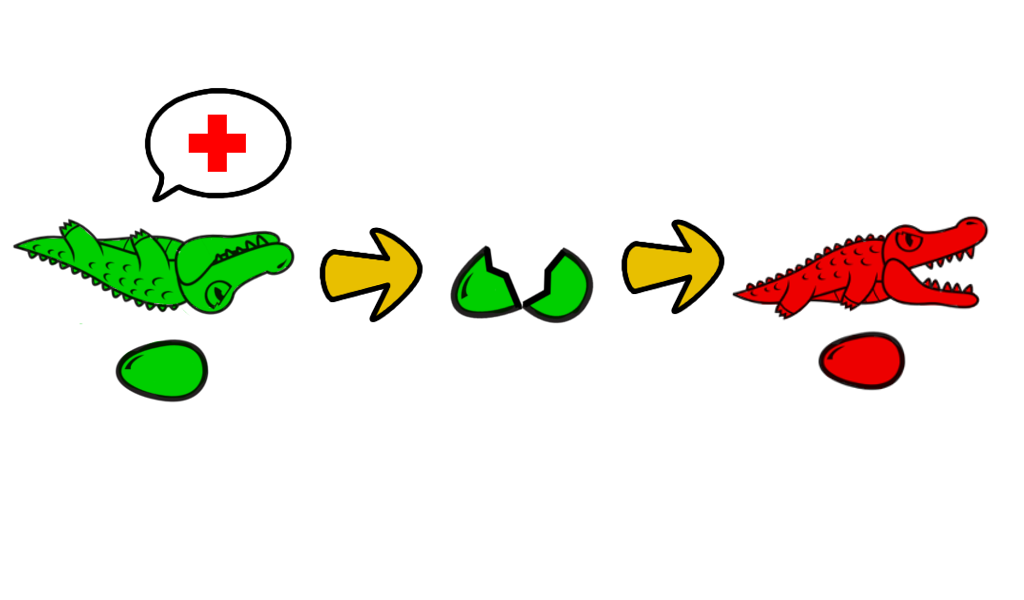
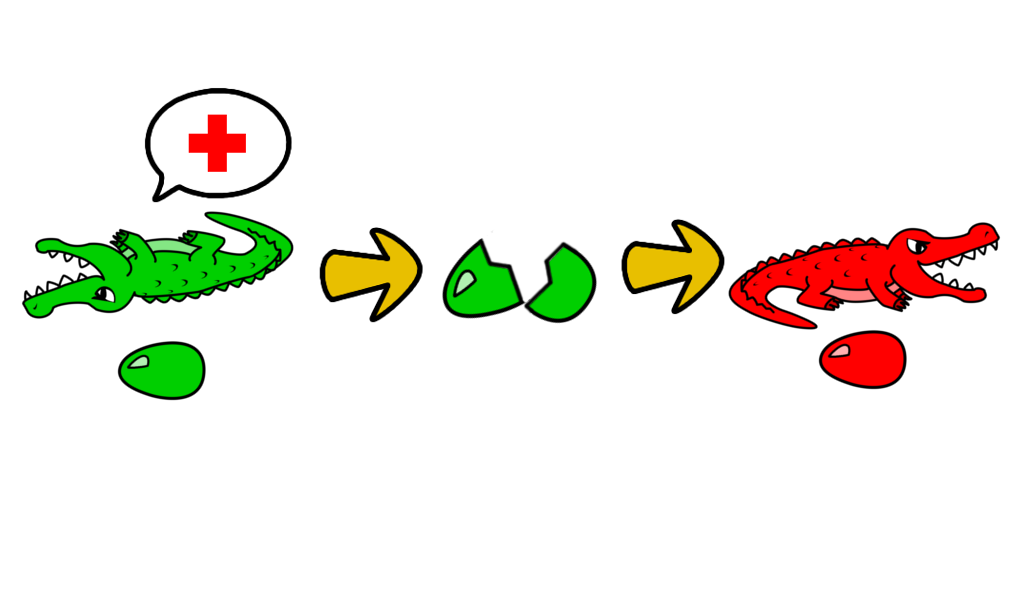
Revision of a layered w=1024, h=600 image; what changed, layer by layer:
renamed "Eingefügte Ebene#1" to "Eingefügte Ebene #5", painted on it over left=731, top=215, right=989, bottom=391
painted on "Eingefügte Ebene" over left=450, top=222, right=1001, bottom=330
added layer "Eingefügte Ebene #4" above "Eingefügte Ebene #3" over left=523, top=241, right=597, bottom=324
added layer "Eingefügte Ebene #3" above "arrow-Kopie" over left=442, top=230, right=532, bottom=319
renamed "Eingefügte Ebene#4" to "Eingefügte Ebene #2", painted on it over left=115, top=339, right=209, bottom=403
removed layer "Neue Ebene-Kopie" over left=79, top=300, right=208, bottom=399
renamed "Eingefügte Ebene#3" to "Eingefügte Ebene #1", painted on it over left=12, top=211, right=295, bottom=319
removed layer "Neue Ebene-Kopie#1" over left=16, top=221, right=293, bottom=316
showed "Hintergrund", painted on it over left=12, top=211, right=1001, bottom=403
